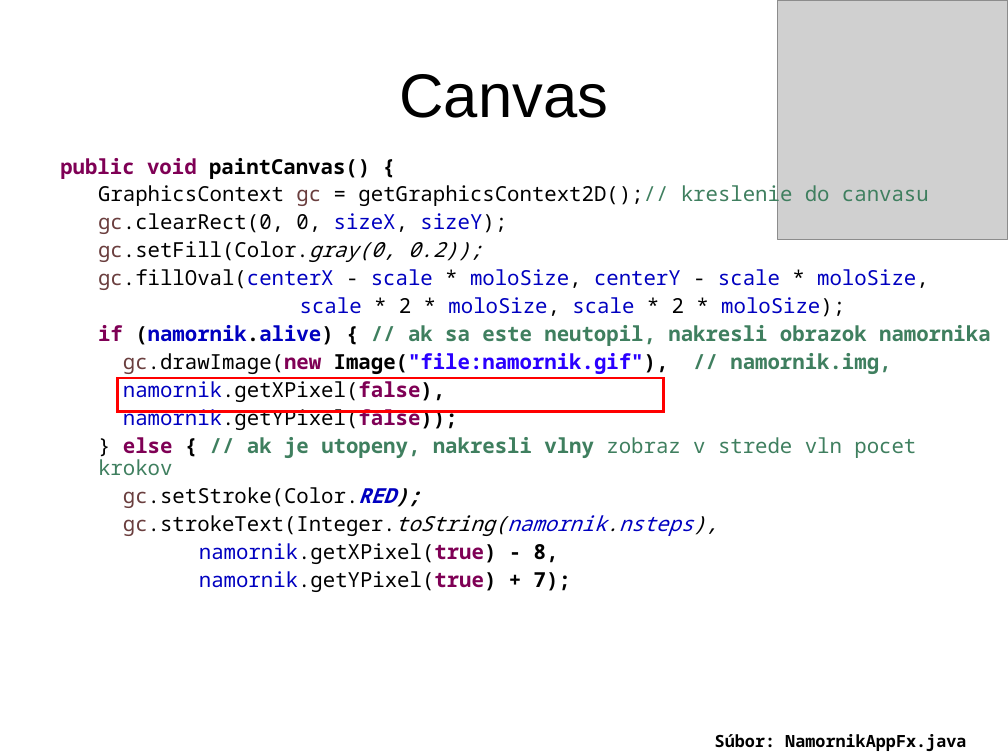
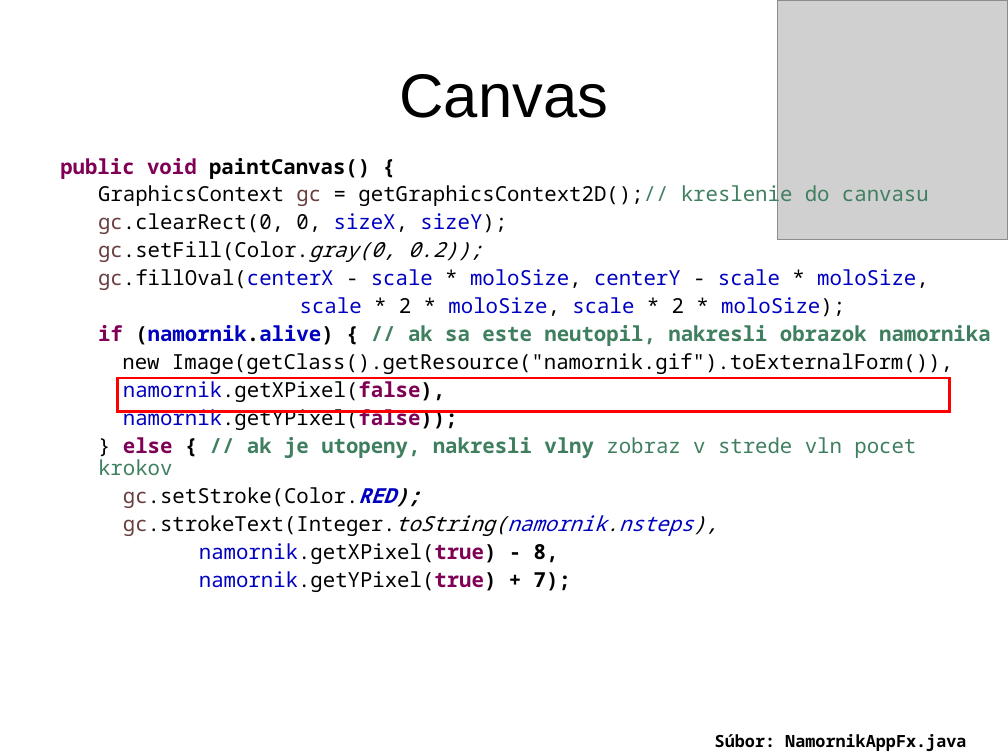
Before and after one commit to Programovanie4/Prednasky, a slide deck: slide 20 of 11/11_java.ppt. Drawn at 1008x756 pixels with LibreOffice and Linux fonts; fonts in the diff are those of the drawing; grey boxes stand for pictures. Boxes give left, top, right and bottom in pixels: in the first picture for what was removed or moved away, otherwise in the second. Text is boxed around its words. In the diff, an @@ line names an element or a change of style, - is before the commit and + after.

```diff
--- a/11/11_java.ppt
+++ b/11/11_java.ppt
@@ text at box(122, 353, 953, 374): text changed; bold off @@
-gc.drawImage(new Image("file:namornik.gif"), // namornik.img,
+new Image(getClass().getResource("namornik.gif").toExternalForm()),
@@ rectangle: place and size @@
-rectangle at box(118, 378, 664, 411)
+rectangle at box(118, 378, 950, 411)
```
Also in this commit, not shown: 2 other slides changed, 2 other files.
